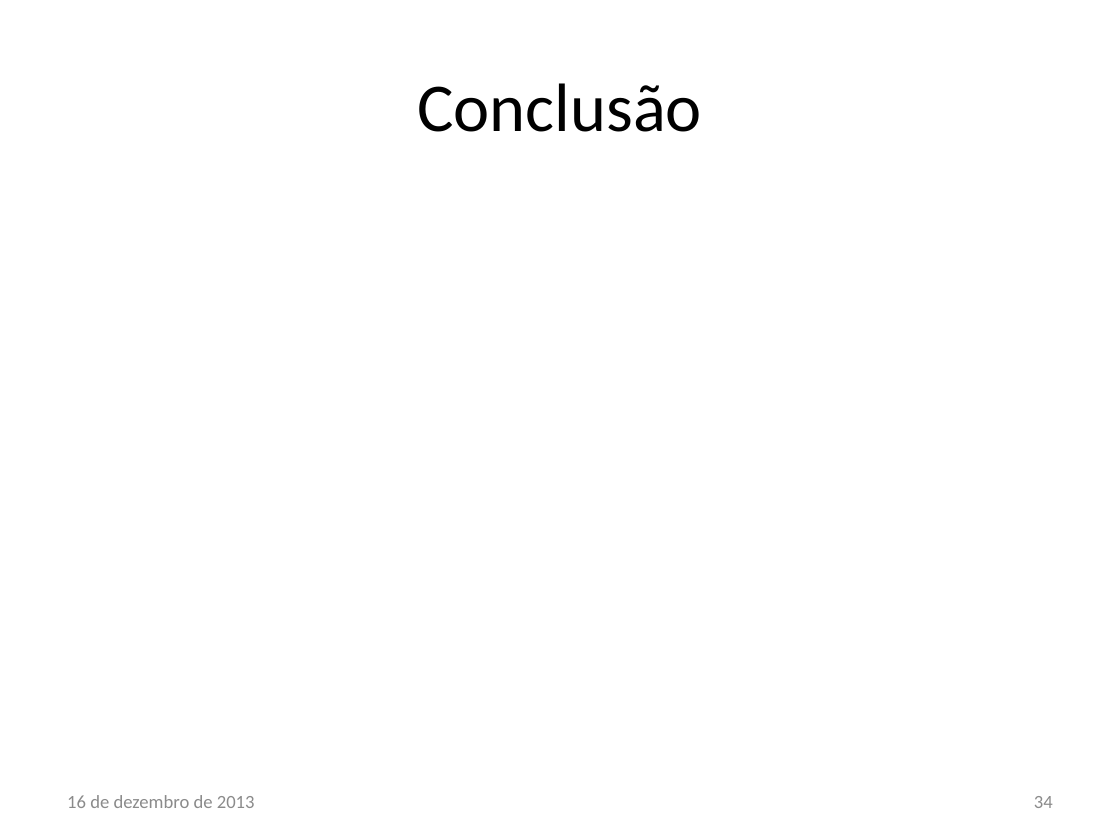
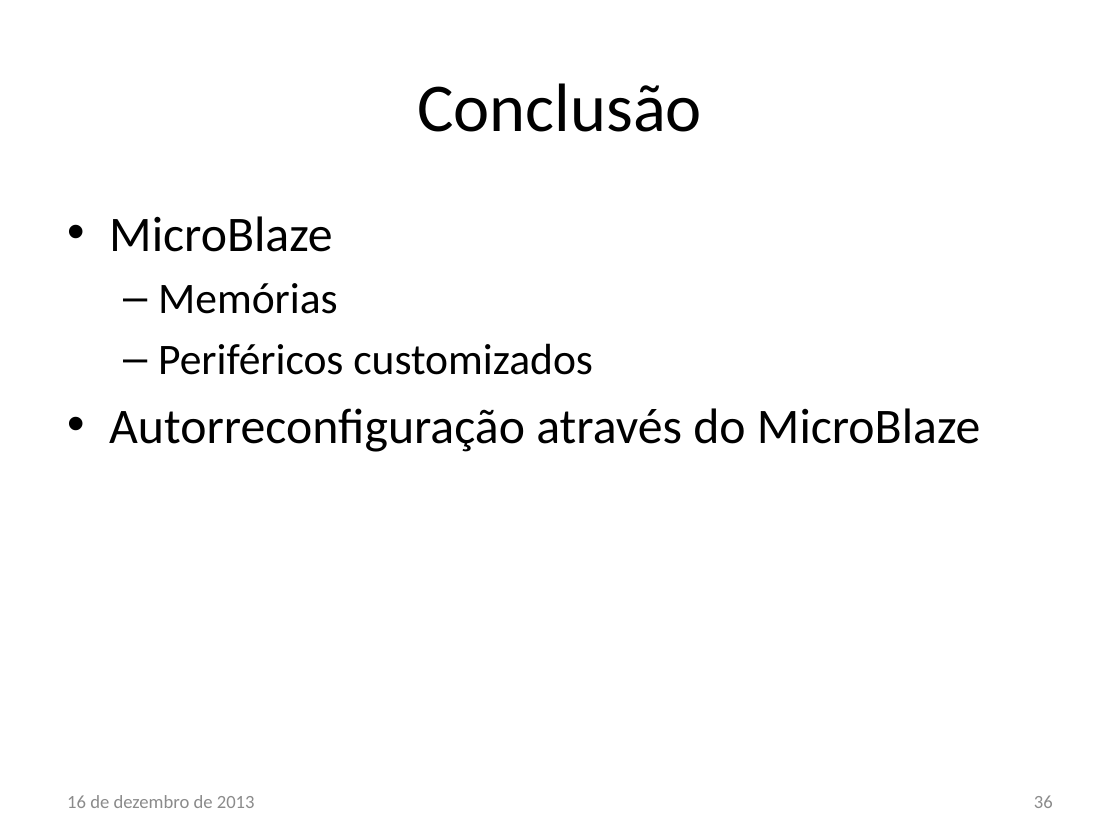
Before and after one commit to lsoliveira459/tg2, a slide deck: slide 36 of Apresentação/Estudo e Implementação de Reconfiguração Dinâmica.pptx (slide 34 before the commit). Drawn at 1120x840 pixels with LibreOffice and Linux fonts; fonts in the diff are those of the drawing; background and template pictures are left out. Boxes give left, top, right and bottom in pixels: in the first picture for what was removed or moved away, otherwise in the second. Text is boxed around its words. In the diff, an @@ line names an element or a change of style, - is before the commit and + after.

Commit message:
finished apresentação

```diff
--- a/Apresentação/Estudo e Implementação de Reconfiguração Dinâmica.pptx
+++ b/Apresentação/Estudo e Implementação de Reconfiguração Dinâmica.pptx
@@ text added at [109,216,980,452], 32 pt, text #000000 @@
+• MicroBlaze
+  – Memórias
+  – Periféricos customizados
+• Autorreconfiguração através do MicroBlaze
@@ page number at [1034,795,1053,808]: text changed @@
-34
+36
```
Also in this commit, not shown: 10 other slides changed, 2 slides added, 4 other files.
